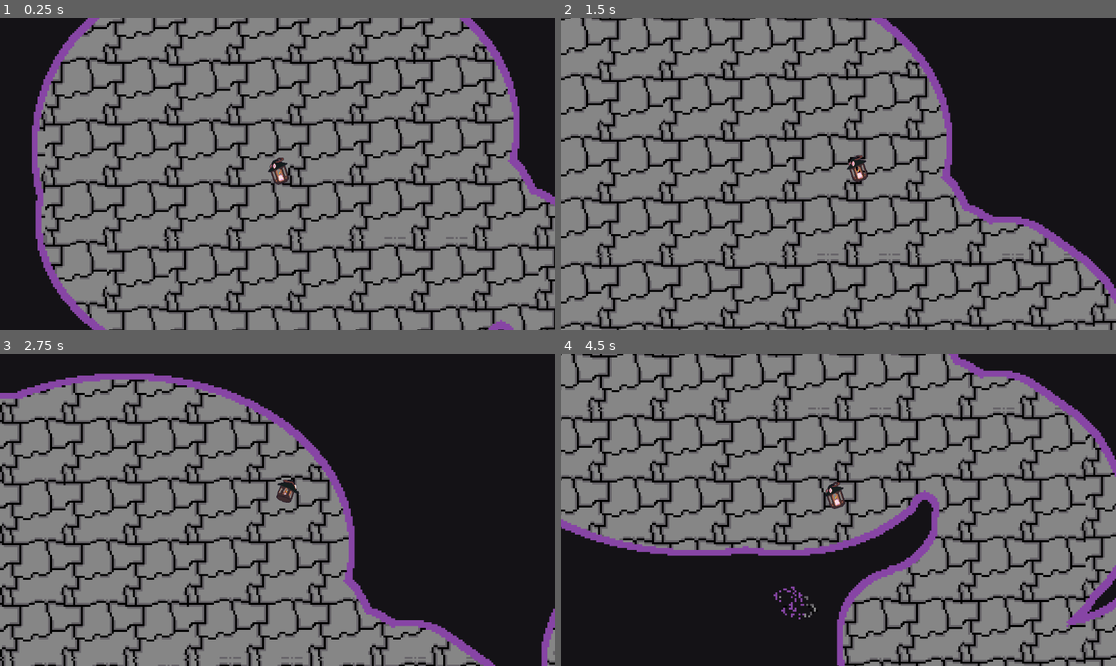
Above: before the commit, frames 1-4 (two rows, left to right).
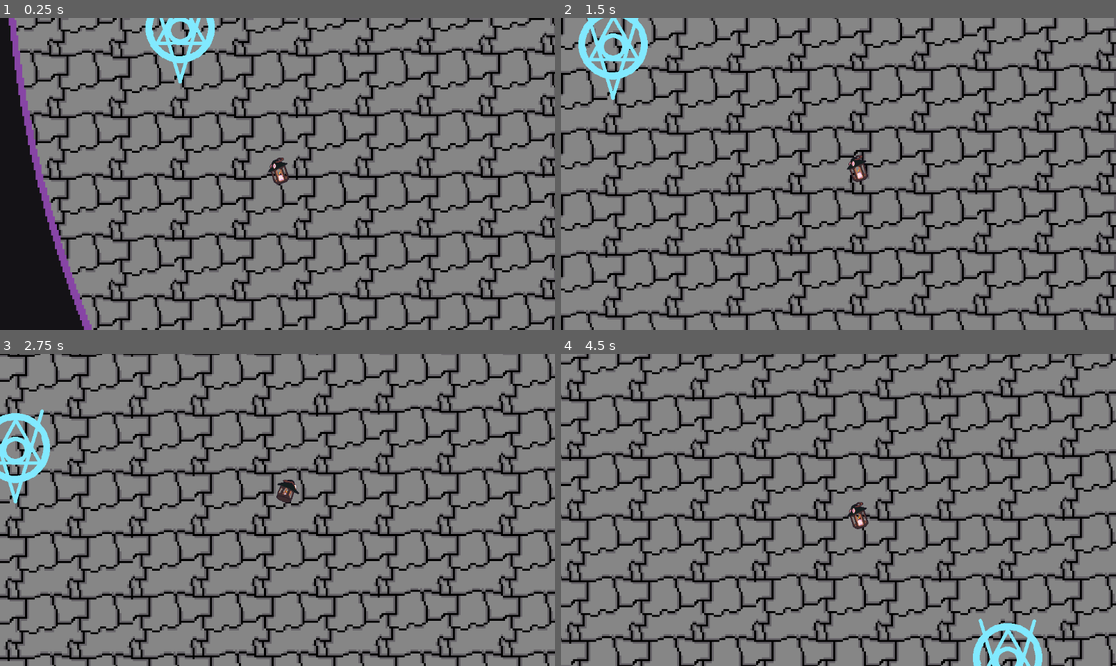
Above: after the commit, the same moments.

Repository: Dcarreon/ps15-jam-wizard-game
Game: Godot game, scene res://scenes/game.tscn
Same seed, same stepped clock (60 frames per second), same inputs: the game is played once before the commit and once after it.
Inputs (mouse positions are in pixels of both pictures, inside the frame that each line leads up to):
- Up to frame 1 (0.25 s): no input
- Up to frame 2 (1.5 s): tap Enter (ui_accept) at 0.5, 0.77 s; move the mouse to (960, 158) at 0.52 s; move the mouse to (727, 189) at 1.27 s
- Up to frame 3 (2.75 s): tap Enter (ui_accept) at 1.52 s; move the mouse to (333, 441) at 2.02 s
- Up to frame 4 (4.5 s): move the mouse to (810, 572) at 2.77 s; tap Enter (ui_accept) at 3.02, 3.77 s; move the mouse to (1005, 556) at 3.52 s; move the mouse to (672, 463) at 4.27 s

The runs differ from the first frame. In frame 1, 47% of the frame differs, in the area x 1-100%, y 0-100%; in frame 2, 55%; in frame 3, 65%, in the area x 0-100%, y 0-100%; in frame 4, 59%.

Commit message:
some random put alchemy attack circles in the boss area

Diff:
--- a/scenes/game.tscn
+++ b/scenes/game.tscn
@@ -10,6 +10,7 @@
 [ext_resource type="Texture2D" uid="uid://japnt54hq338" path="res://assets/Pit_Sprite_Sheet.png" id="8_lj00k"]
 [ext_resource type="PackedScene" uid="uid://d4bksgen358x4" path="res://scenes/prototype_smart_enemy.tscn" id="9_lxlyq"]
 [ext_resource type="Script" path="res://scripts/level/road_boundry.gd" id="10_crxo0"]
+[ext_resource type="PackedScene" uid="uid://hxinu1aco5mr" path="res://scenes/alchemy_attack.tscn" id="11_aohqk"]
 
 [sub_resource type="AtlasTexture" id="AtlasTexture_itiww"]
 atlas = ExtResource("8_lj00k")
@@ -112,7 +113,7 @@
 
 [node name="Player" parent="." instance=ExtResource("1_xwa3k")]
 z_index = 2
-position = Vector2(-3370, 2795)
+position = Vector2(202, 290)
 
 [node name="AnimatedSprite2D" parent="Player" index="0"]
 animation = &"down"
@@ -358,7 +359,19 @@
 z_index = 3
 position = Vector2(685, -815)
 scale = Vector2(2, 2)
+max_speed = 10.0
 target = NodePath("../Player")
+
+[node name="AlchemyAttack" parent="." node_paths=PackedStringArray("_target") instance=ExtResource("11_aohqk")]
+_target = NodePath("../smartEnemy")
+
+[node name="AlchemyAttack2" parent="." node_paths=PackedStringArray("_target") instance=ExtResource("11_aohqk")]
+position = Vector2(1278, 468)
+_target = NodePath("../smartEnemy")
+
+[node name="AlchemyAttack3" parent="." node_paths=PackedStringArray("_target") instance=ExtResource("11_aohqk")]
+position = Vector2(1166, -354)
+_target = NodePath("../smartEnemy")
 
 [connection signal="body_entered" from="FallingAreas/1/8" to="FallingAreas/1/8" method="_on_body_entered"]
 [connection signal="body_entered" from="FallingAreas/11/8" to="FallingAreas/11/8" method="_on_body_entered"]
Not shown: 1 places in scenes/game.tscn that only renumber resources
